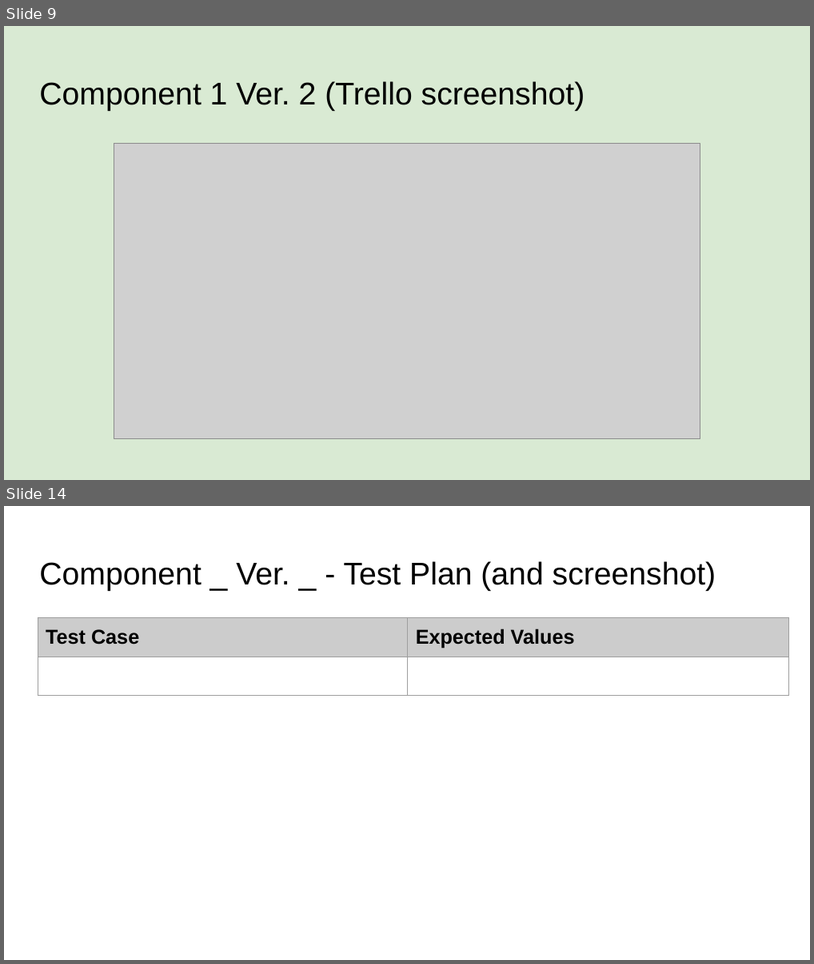
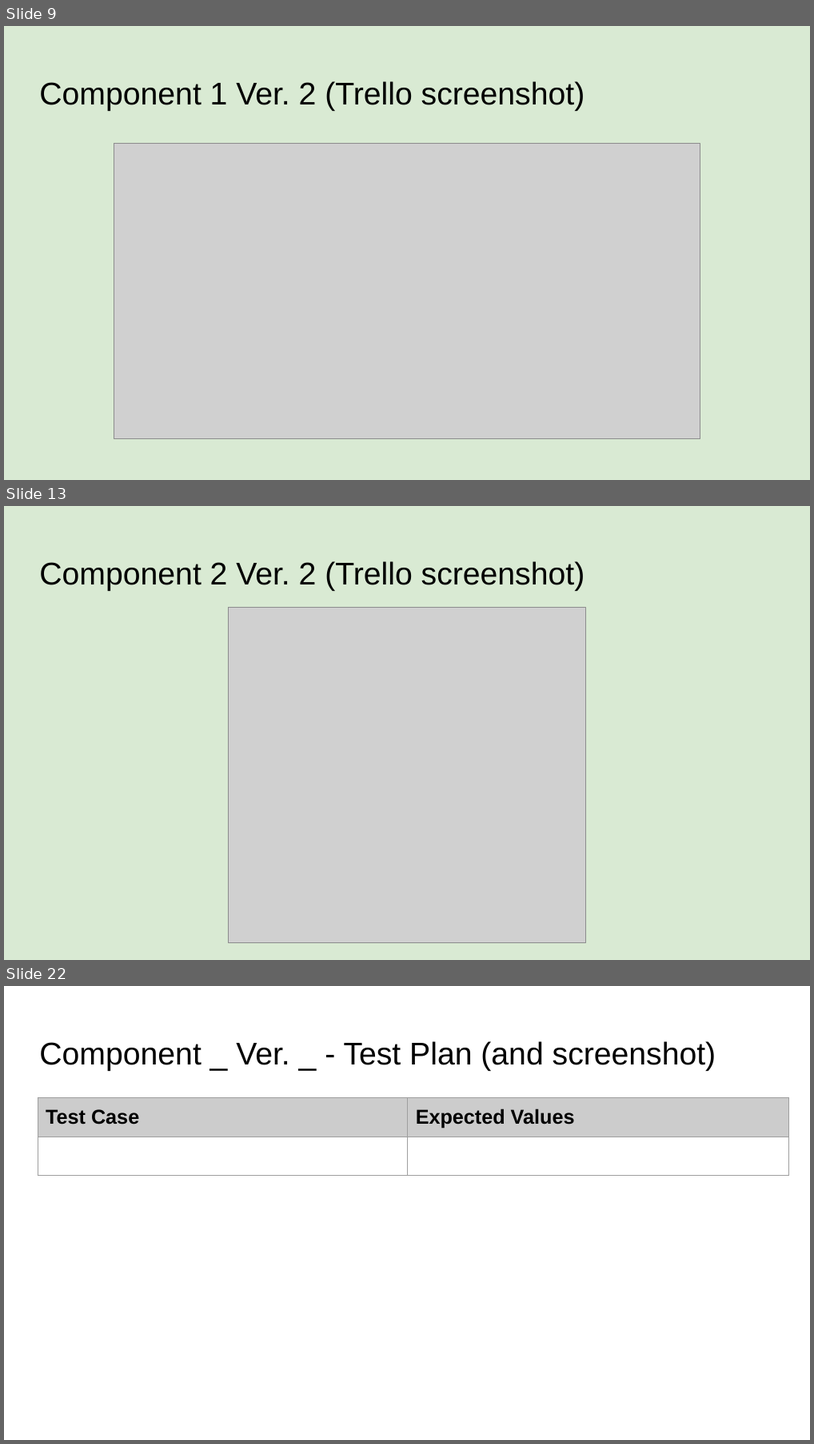
Before and after one commit to sinedotwav-e/pizzabot, a slide deck: pizzapowerpoint.pptx. Shown one above the other, each under a label of ours: slides 9 and 14 before the commit, slides 9, 13 and 22 after it; the slides between them are not shown. The pictures are 814x964 and 814x1444 pixels, drawn with LibreOffice and Linux fonts; fonts in the diff are those of the drawing; grey boxes stand for pictures. Boxes give left, top, right and bottom in pixels: in the first picture for what was removed or moved away, otherwise in the second. Text is boxed around its words. In the diff, an @@ line names an element or a change of style, - is before the commit and + after.

```diff
--- a/pizzapowerpoint.pptx
+++ b/pizzapowerpoint.pptx
@@ slide 13 added at box(4, 506, 810, 960), background #D9EAD3 @@
@@ title added at box(39, 561, 586, 591), 28 pt, text #000000 @@
+Component 2 Ver. 2 (Trello screenshot)
@@ picture added at box(228, 608, 586, 942) @@
@@ what was slide 14 is now slide 22 @@
```
Also in this commit, not shown: 6 slides changed, 7 other slides added, 15 other files.
